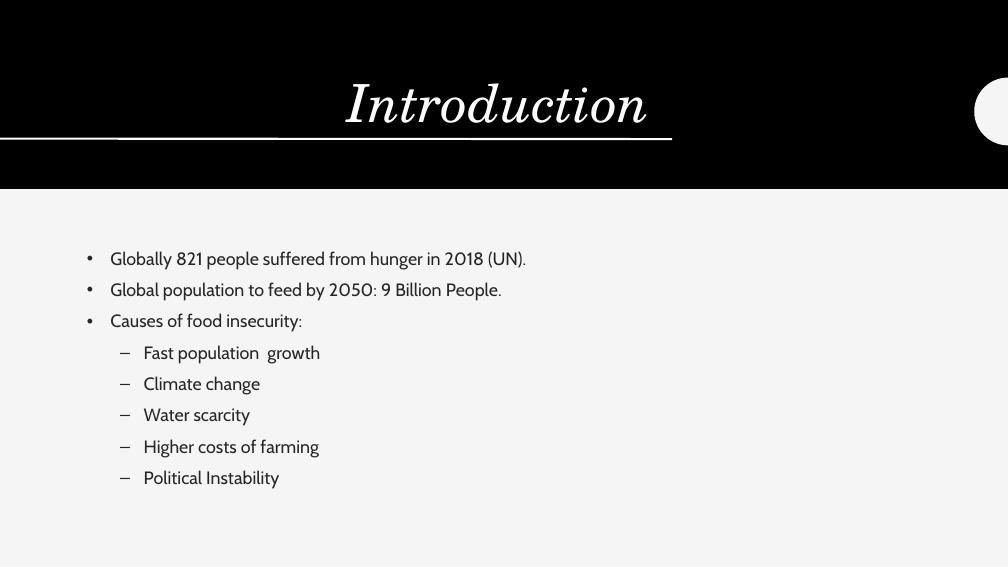
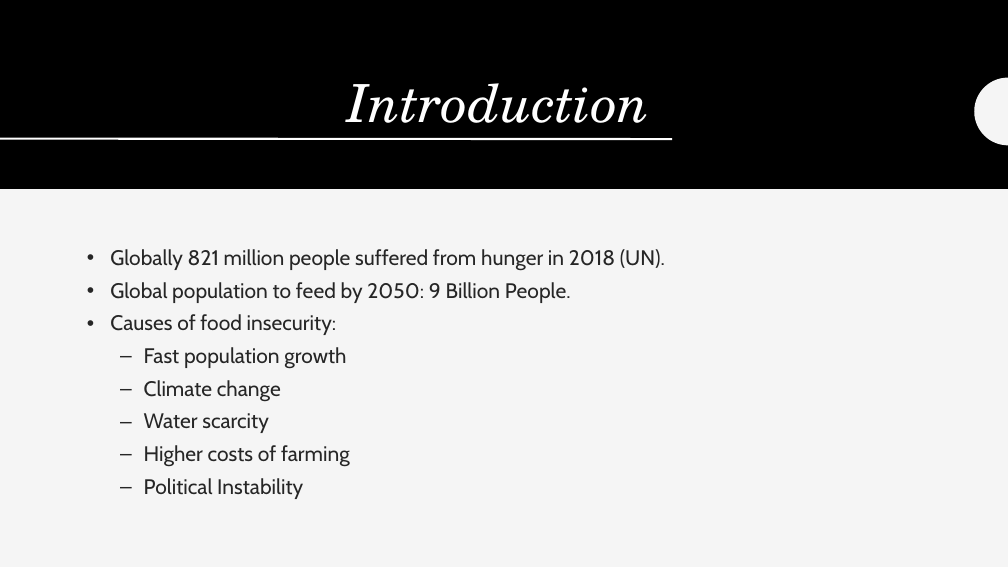
Before and after one commit to bryceleary/DSIFinal, a slide deck: slide 2 of Docs/dsifinal-presensation.pptx. Drawn at 1008x567 pixels with LibreOffice and Linux fonts; fonts in the diff are those of the drawing. Boxes give left, top, right and bottom in pixels: in the first picture for what was removed or moved away, otherwise in the second. Text is boxed around its words. In the diff, an @@ line names an element or a change of style, - is before the commit and + after.

```diff
--- a/Docs/dsifinal-presensation.pptx
+++ b/Docs/dsifinal-presensation.pptx
@@ text at (110, 249, 665, 271): text changed; size 17 to 20 pt @@
-• Globally 821 people suffered from hunger in 2018 (UN).
+• Globally 821 million people suffered from hunger in 2018 (UN).
@@ text at (110, 282, 571, 499): size 17 to 20 pt in "Global population to feed by 2050: 9 ...", "Causes of food insecurity:", "Fast population growth", "Climate change" and 3 more places; line spacing 1.02 to 0.92 @@
```
Also in this commit, not shown: 6 other slides changed.
